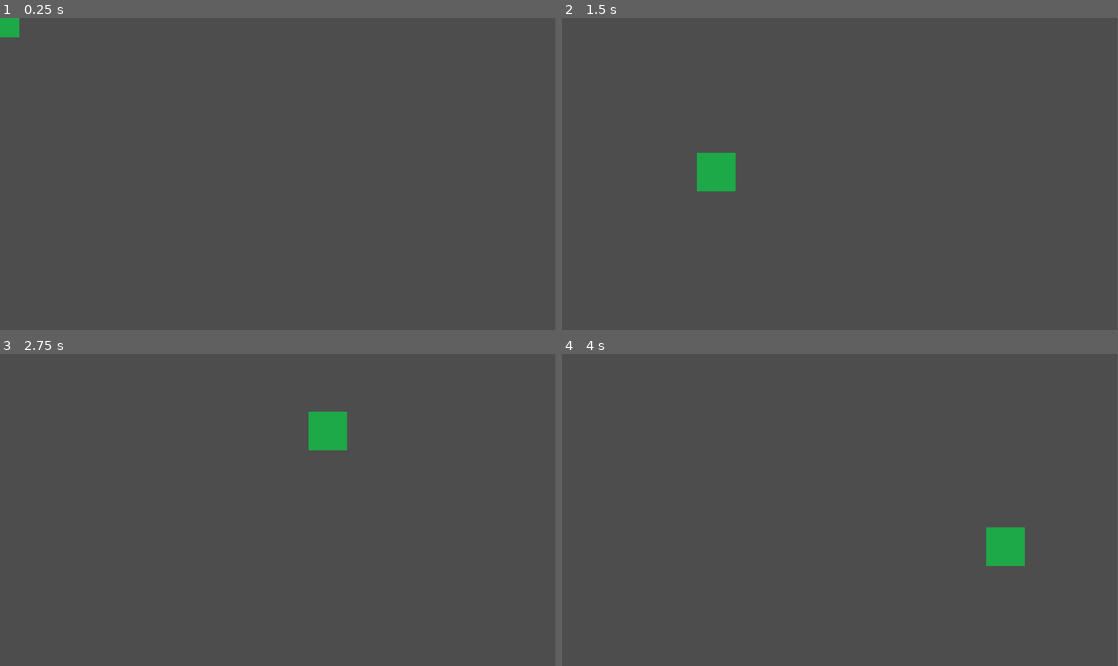
Above: before the commit, frames 1-4 (two rows, left to right).
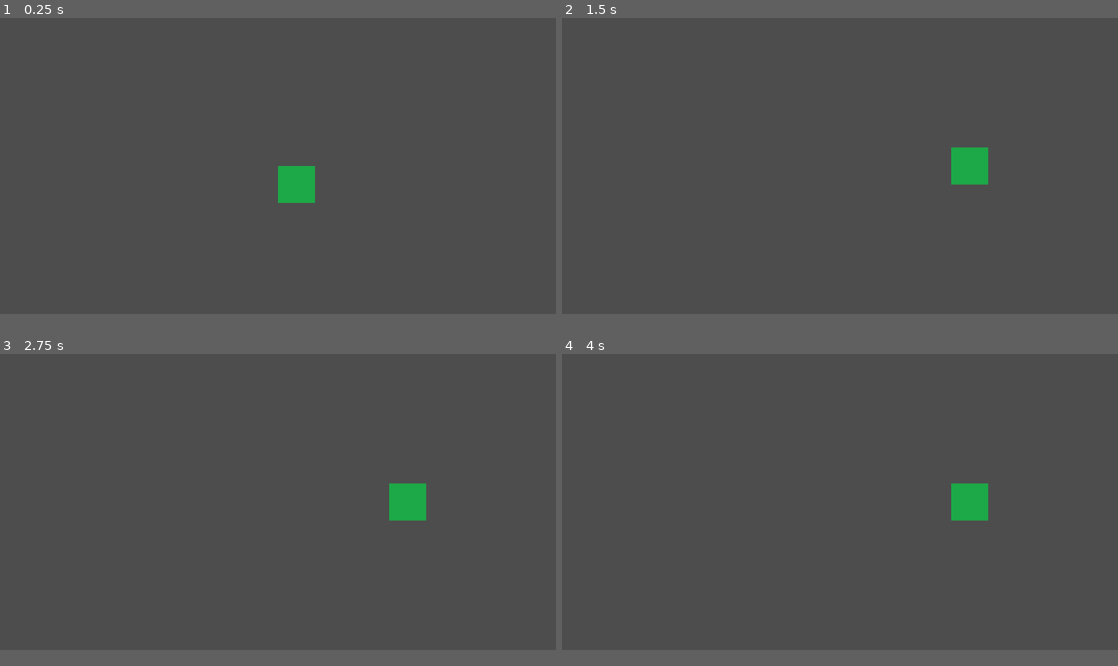
Above: after the commit, the same moments.

Repository: uvaprol/DUNE
Game: Godot game, scene res://cell_area_4.tscn
Two runs of this game, one before a commit and one after it. Both use one fixed random seed, a clock stepped at 60 frames per second and the inputs below. This scene is started directly instead of the project's main scene.
Inputs (mouse positions are in pixels of both pictures, inside the frame that each line leads up to):
- Up to frame 1 (0.25 s): no input
- Up to frame 2 (1.5 s): tap Enter at 0.5 s; move the mouse to (962, 158) at 0.52 s; click (962, 158) at 0.67 s; tap Space at 1.25 s; move the mouse to (728, 189) at 1.27 s; click (728, 189) at 1.42 s
- Up to frame 3 (2.75 s): tap Enter at 2 s; move the mouse to (333, 441) at 2.02 s; click (333, 441) at 2.17 s
- Up to frame 4 (4 s): tap Space at 2.75 s; move the mouse to (812, 572) at 2.77 s; click (812, 572) at 2.92 s; tap Enter at 3.5 s; move the mouse to (1006, 556) at 3.52 s; click (1006, 556) at 3.67 s
In our replay, the window is 799x449 before the commit and 800x426 after it. These sizes can differ from the game's own. Grey fills any space a smaller window leaves; there, only what the larger window draws over its background counts as a difference.

The runs differ from the first frame. In frame 1, 1.0% of the frame differs, in the area x 0-57%, y 0-60%; in frame 2, 1.7%, in the area x 24-77%, y 41-56%; in frame 3, 1.7%; in frame 4, 1.7%.

Commit message:
add construction
construction construction and logical detection of the possibility or impossibility of their construction

Diff:
--- a/Scripts/cell_orientation.gd
+++ b/Scripts/cell_orientation.gd
@@ -1,14 +1,40 @@
 extends Node2D
 
-@onready var VW = get_viewport().size.x
-@onready var VH = get_viewport().size.y
-@export var CELL: int = 40
+signal plate_is_fixed
+
+const CELL: int = 40
+
+@export var ROW = 2
+@export var COL = 2
+@onready var viewport = get_viewport().get_visible_rect().size
+@warning_ignore("integer_division")
+@onready var VW = viewport.x
+@warning_ignore("integer_division")
+@onready var VH = viewport.y
 
 var is_fixed = false
+var can_fixed = true
+
+func update_position(pos):
+	position.x = clamp(int(pos.x / CELL) * CELL, 0, VW - CELL * ROW)
+	position.y = clamp(int(pos.y / CELL) * CELL, 0, VH - CELL * COL)
+
+func  _ready() -> void:
+	update_position(get_global_mouse_position())
 
 func _input(event: InputEvent) -> void:
-	if event is InputEventMouseMotion and not is_fixed:
-		if VW > event.position.x and event.position.x >= 0:
-			position.x = int(event.position.x / CELL) * CELL
-		if VH > event.position.y and event.position.y >= 0:
-			position.y = int(event.position.y / CELL) * CELL
+	if not is_fixed:
+		if event is InputEventMouseMotion:
+			update_position(event.position)
+		if event is InputEventMouseButton:
+			if can_fixed:
+				if event.button_index == 1:
+					print(event.button_index)
+					is_fixed = true
+					emit_signal("plate_is_fixed")
+			else:
+				print(can_fixed)
+
+#func _on_plate_fixed() -> void:
+	#is_fixed = true
+	##emit_signal("plate_is_fixed")
--- /dev/null
+++ b/Scripts/concrete_plate.gd
@@ -0,0 +1,8 @@
+extends Area2D
+
+func _on_body_entered(body: Node2D) -> void:
+	print(body)
+
+
+func _on_child_entered_tree(node: Node) -> void:
+	print(node)
--- /dev/null
+++ b/Scripts/construction.gd
@@ -0,0 +1,40 @@
+extends StaticBody2D
+
+@export var HP = 100
+@export var CELL_SIZE = 4
+var bonus_plate = []
+var plate_under = []
+
+func check_under_plate() -> bool:
+	return true
+
+func _ready() -> void:
+	$"..".plate_is_fixed.connect(_on_plate_is_fixed)
+
+func _on_area_2d_area_entered(area: Area2D) -> void:
+	if area.name == "concrete_plate":
+		bonus_plate.append(area)
+
+func _on_area_2d_area_exited(area: Area2D) -> void:
+	if area.name == "concrete_plate":
+		bonus_plate.erase(area)
+
+func _on_area_2d_body_entered(body: Node2D) -> void:
+	if body != self:
+		print(body)
+		$"..".can_fixed = false
+		$Sprite2D.self_modulate = Color.html("#ff6f6f")
+		plate_under.append(body)
+
+func _on_area_2d_body_exited(body: Node2D) -> void:
+	if body != self:
+		plate_under.erase(body)
+		$"..".can_fixed = plate_under.is_empty()
+		$Sprite2D.self_modulate = Color.html("#6fff6f") if plate_under.is_empty() else Color.html("#ff6f6f")
+
+func _on_plate_is_fixed() -> void:
+	$Sprite2D.self_modulate = Color.html("#fff")
+	for p in bonus_plate:
+		print(p)
+		p.queue_free()
+#TODO исправить регистрацию бонусных панелей
--- a/cell_area_4.tscn
+++ b/cell_area_4.tscn
@@ -6,15 +6,8 @@
 script = ExtResource("1_ku88h")
 
 [node name="ColorRect" type="ColorRect" parent="." unique_id=1025134074]
-anchors_preset = 3
-anchor_left = 1.0
-anchor_top = 1.0
-anchor_right = 1.0
-anchor_bottom = 1.0
-offset_left = -40.0
-offset_top = -40.0
-grow_horizontal = 0
-grow_vertical = 0
+offset_right = 40.0
+offset_bottom = 40.0
 color = Color(0.113917165, 0.6620289, 0.27778602, 1)
 metadata/_edit_use_anchors_ = true
 
--- a/cell_area_6.tscn
+++ b/cell_area_6.tscn
@@ -6,15 +6,8 @@
 script = ExtResource("1_rgo0t")
 
 [node name="ColorRect" type="ColorRect" parent="." unique_id=1025134074]
-anchors_preset = 3
-anchor_left = 1.0
-anchor_top = 1.0
-anchor_right = 1.0
-anchor_bottom = 1.0
-offset_left = -40.0
-offset_top = -40.0
-grow_horizontal = 0
-grow_vertical = 0
+offset_right = 40.0
+offset_bottom = 40.0
 color = Color(0.7203856, 0.72907615, 1.1551381e-06, 1)
 metadata/_edit_use_anchors_ = true
 
--- /dev/null
+++ b/concrete_plate.tscn
@@ -0,0 +1,18 @@
+[gd_scene format=3 uid="uid://cd8h8ic8eo5k0"]
+
+[sub_resource type="CompressedTexture2D" id="CompressedTexture2D_cq4k1"]
+load_path = "res://.godot/imported/icon.svg-218a8f2b3041327d8a5756f3a245f83b.ctex"
+
+[sub_resource type="RectangleShape2D" id="RectangleShape2D_j2l5a"]
+size = Vector2(40, 40)
+
+[node name="concrete_plate" type="Area2D" unique_id=2063591308]
+
+[node name="Sprite2D" type="Sprite2D" parent="." unique_id=339918787]
+position = Vector2(20, 20)
+scale = Vector2(0.3125, 0.3125)
+texture = SubResource("CompressedTexture2D_cq4k1")
+
+[node name="CollisionShape2D" type="CollisionShape2D" parent="." unique_id=1584783370]
+position = Vector2(20, 20)
+shape = SubResource("RectangleShape2D_j2l5a")
--- /dev/null
+++ b/concrete_platform.tscn
@@ -0,0 +1,18 @@
+[gd_scene format=3 uid="uid://bhg0fcnrq6b75"]
+
+[ext_resource type="Script" uid="uid://bbntgs362wo38" path="res://Scripts/cell_orientation.gd" id="1_ywc8e"]
+[ext_resource type="PackedScene" uid="uid://cd8h8ic8eo5k0" path="res://concrete_plate.tscn" id="2_cq4k1"]
+
+[node name="concrete_platform" type="Node2D" unique_id=845086412]
+script = ExtResource("1_ywc8e")
+
+[node name="concrete_plate" parent="." unique_id=2063591308 instance=ExtResource("2_cq4k1")]
+
+[node name="concrete_plate2" parent="." unique_id=933670880 instance=ExtResource("2_cq4k1")]
+position = Vector2(40, 0)
+
+[node name="concrete_plate3" parent="." unique_id=332220332 instance=ExtResource("2_cq4k1")]
+position = Vector2(0, 40)
+
+[node name="concrete_plate4" parent="." unique_id=1696676348 instance=ExtResource("2_cq4k1")]
+position = Vector2(40, 40)
--- a/project.godot
+++ b/project.godot
@@ -14,6 +14,12 @@
 run/main_scene="uid://c1oal3kngmgxe"
 config/features=PackedStringArray("4.6", "GL Compatibility")
 config/icon="res://icon.svg"
+
+[display]
+
+window/size/viewport_width=1200
+window/size/viewport_height=640
+window/size/mode=1
 
 [input]
 
--- a/test_place.tscn
+++ b/test_place.tscn
@@ -3,10 +3,14 @@
 [sub_resource type="GDScript" id="GDScript_pauk6"]
 script/source = "extends Node2D
 
+#signal fixed_plate
+
 const PLATE = {
 	1: \"res://cell_area_1.tscn\",
 	4: \"res://cell_area_4.tscn\",
-	6: \"res://cell_area_6.tscn\"
+	6: \"res://cell_area_6.tscn\",
+	7: \"res://concrete_platform.tscn\",
+	8: \"res://windtrap.tscn\"
 }
 var active = null
 var n
@@ -16,24 +20,31 @@
 	if active:
 		active.queue_free()
 	active = plate
-	plate.position = get_global_mouse_position()
+	active.plate_is_fixed.connect(_on_plate_is_fixed)
+	Input.set_mouse_mode(Input.MOUSE_MODE_HIDDEN)
 	add_child(plate)
 
 func _process(_delta: float) -> void:
-	if Input.is_action_just_pressed(\"spawn\") and active:
-		active.is_fixed = true
-		active.process_mode = 4
-		active = null
-		choice_plate()
+	#if Input.is_action_just_pressed(\"spawn\") and active:
+		#active.is_fixed = true
+		##emit_signal(\"fixed_plate\")
+		#active = null
+		#choice_plate()
 	if Input.is_action_just_pressed(\"despawn\") and active:
+		Input.set_mouse_mode(Input.MOUSE_MODE_VISIBLE)
 		active.queue_free()
 		active = null
 
 func _input(event: InputEvent) -> void:
 	if event is InputEventKey:
-		n = int(event.as_text_keycode())
-		if n in PLATE:
-			choice_plate()
+		if n != int(event.as_text_keycode()):
+			n = int(event.as_text_keycode())
+			if n in PLATE:
+				choice_plate()
+
+func _on_plate_is_fixed() -> void:
+	active = null
+	choice_plate()
 "
 
 [node name="testPlace" type="Node2D" unique_id=1226895358]
--- /dev/null
+++ b/windtrap.tscn
@@ -0,0 +1,41 @@
+[gd_scene format=3 uid="uid://j377tsybx658"]
+
+[ext_resource type="Script" uid="uid://bbntgs362wo38" path="res://Scripts/cell_orientation.gd" id="1_mvlrv"]
+[ext_resource type="Script" uid="uid://d18dug76txhy7" path="res://Scripts/construction.gd" id="1_ptj1y"]
+[ext_resource type="Texture2D" uid="uid://cugdbumk7dssx" path="res://icon.svg" id="2_hn6oe"]
+
+[sub_resource type="RectangleShape2D" id="RectangleShape2D_jjj76"]
+size = Vector2(80, 80)
+
+[sub_resource type="RectangleShape2D" id="RectangleShape2D_hn6oe"]
+size = Vector2(75, 76)
+
+[node name="windtrap" type="Node2D" unique_id=1216632747]
+script = ExtResource("1_mvlrv")
+
+[node name="construction" type="StaticBody2D" parent="." unique_id=1744385657]
+script = ExtResource("1_ptj1y")
+
+[node name="Sprite2D" type="Sprite2D" parent="construction" unique_id=508232229]
+modulate = Color(1, 1, 0, 1)
+self_modulate = Color(0.43529412, 1, 0.43529412, 1)
+position = Vector2(40, 40)
+scale = Vector2(0.625, 0.625)
+texture = ExtResource("2_hn6oe")
+
+[node name="CollisionShape2D" type="CollisionShape2D" parent="construction" unique_id=688901590]
+visible = false
+position = Vector2(40, 40)
+shape = SubResource("RectangleShape2D_jjj76")
+
+[node name="Area2D" type="Area2D" parent="construction" unique_id=2130324190]
+
+[node name="CollisionShape2D" type="CollisionShape2D" parent="construction/Area2D" unique_id=751961804]
+visible = false
+position = Vector2(39.5, 40)
+shape = SubResource("RectangleShape2D_hn6oe")
+
+[connection signal="area_entered" from="construction/Area2D" to="construction" method="_on_area_2d_area_entered"]
+[connection signal="area_exited" from="construction/Area2D" to="construction" method="_on_area_2d_area_exited"]
+[connection signal="body_entered" from="construction/Area2D" to="construction" method="_on_area_2d_body_entered"]
+[connection signal="body_exited" from="construction/Area2D" to="construction" method="_on_area_2d_body_exited"]
Not shown, added: Scripts/concrete_plate.gd.uid
Not shown, added: Scripts/construction.gd.uid
Not shown, changed: TODO.md
